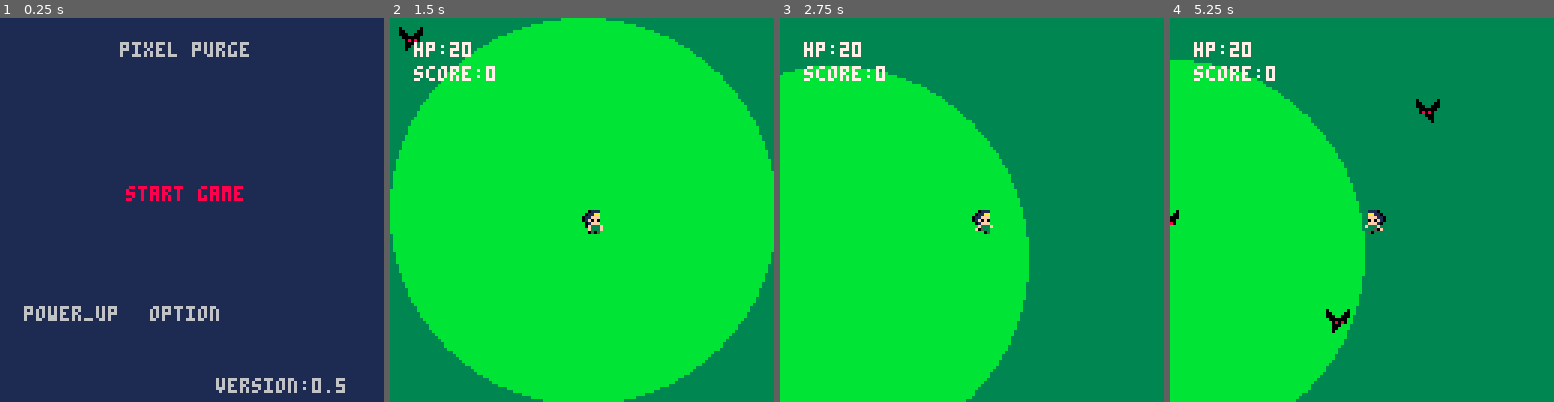
Above: before the commit, frames 1-4 (left to right).
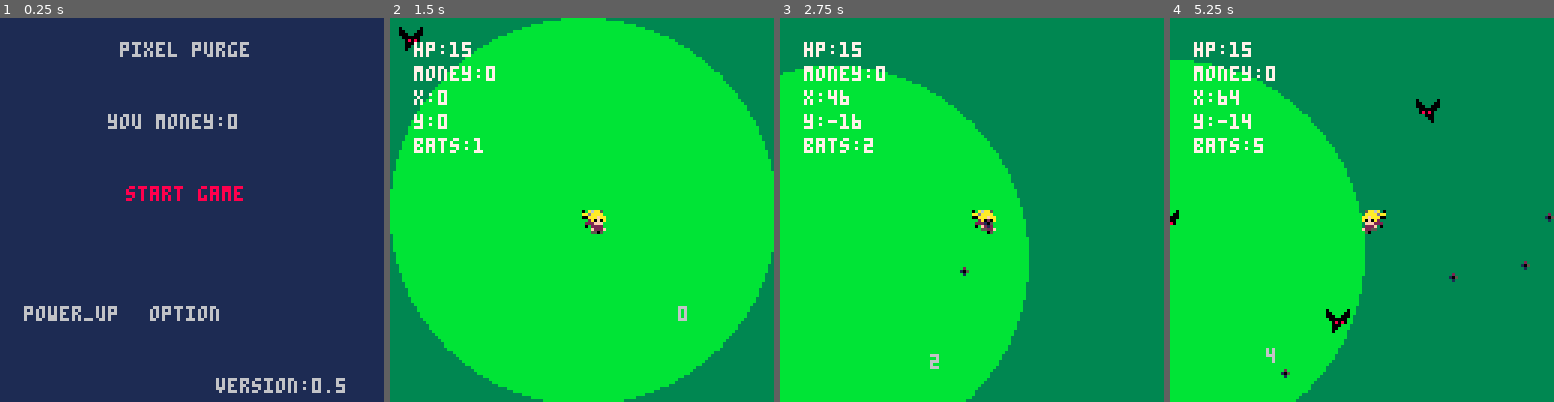
Above: after the commit, the same moments.

Repository: Pururun24/pixel_purge
Game: PICO-8 cartridge pp.p8
Two runs of this game, one before a commit and one after it. Both use one fixed random seed, a clock stepped at 60 frames per second and the inputs below.
Inputs:
- Up to frame 1 (0.25 s): no input
- Up to frame 2 (1.5 s): tap X (X key) at 0.33, 1.07 s; tap O (Z key) at 0.7 s
- Up to frame 3 (2.75 s): hold Right 1.6-2.1 s; tap O (Z key) at 1.7, 2.1, 2.5 s; tap X (X key) at 1.85 s; hold Up 2.15-2.42 s; hold Right from 2.47 s (still down)
- Up to frame 4 (5.25 s): tap O (Z key) every 0.4 s from 2.9 to 4.9 s; tap X (X key) at 2.97, 4.08, 5.2 s; release Right at 3.03 s; hold Left 3.08-3.58 s; hold Down 3.63-3.97 s; hold Right 4.02-4.68 s; hold Up 4.73-5.03 s; hold Left from 5.08 s (still down)

The runs differ from the first frame. In frame 1, 0.6% of the frame differs, in the area x 28-62%, y 25-29%; in frame 2, 1.1%; in frame 3, 1.3%; in frame 4, 1.4%, in the area x 6-100%, y 6-94%.

Commit message:
Added a new character, bullets and save

Diff:
--- a/characters.lua
+++ b/characters.lua
@@ -3,8 +3,8 @@
     local player = {}
 
     player.hp = 20
-    player.x = 64
-    player.y = 64
+    player.x = 0
+    player.y = 0
     player.spd = 2
     player.weapon = {}
     player.flip_x = false
@@ -57,13 +57,14 @@
     -- Даем оружие, кнут
     antonio.weapon = Whip()
 
-    -- Анимацию битвы
+    -- Анимацию битвы и скорость удара
     antonio.anim_player_battle = function(self)
-        self.weapon:anim_hit(self, 60, 0.99)
+        self.weapon:anim_hit(self, 30, 0.99) -- поменять на скорость персонажа
     end
 
     -- Рисуем персонажа
     antonio.draw = function(self)
+        -- Движение
         if self.anim == "idle" then
             self:anim_idle(30, 0)
         elseif self.anim == "run" then
@@ -74,8 +75,10 @@
             end
         end
 
+        -- Битва
         self:anim_player_battle()
 
+        -- Анимация битвы
         local i = 1
         if self.weapon.hit then
             spr(self.weapon.frame_hit[i], self.weapon.x, self.weapon.y, 1, 1, self.flip_x)
@@ -86,3 +89,59 @@
 
     return antonio
 end
+
+-- Имельда
+function Imelda()
+    local imelda = Character()
+
+    imelda.hp = 15
+
+    -- Анимации
+    imelda.idle = {16, 17}
+    imelda.run = {18, 19}
+
+    -- Скорость получения урона
+    imelda.damageColdown = counter(5)
+
+    imelda.anim_idle = function(self, delay, frame_delay)
+        local i = 1
+
+        if sin(t/delay)<frame_delay then
+            spr(self.idle[i+1], self.x, self.y, 1, 1, self.flip_x)
+        else
+            spr(self.idle[i], self.x, self.y, 1, 1, self.flip_x)
+        end
+    end
+
+    imelda.anim_run = function(self, delay, frame_delay)
+        local i = 1
+
+        if sin(t/delay)<frame_delay then
+            spr(self.run[i+1], self.x, self.y, 1, 1, self.flip_x)
+        else
+            spr(self.run[i], self.x, self.y, 1, 1, self.flip_x)
+        end
+    end
+
+    -- Даем оружие, жезл
+    imelda.weapon = Magic_wand()
+
+    -- imelda.anim_player_battle = function(self)
+    --     self.weapon:anim_hit() -- поменять на скорость персонажа
+    -- end
+
+    -- Рисуем
+    imelda.draw = function(self)
+        if self.anim == "idle" then
+            self:anim_idle(30, 0)
+        elseif self.anim == "run" then
+            self:anim_run(30, 0)
+
+            if isButtonNotPressed() then
+                self.anim = "idle"
+            end
+        end
+    end
+
+    return imelda
+end
--- a/enemies.lua
+++ b/enemies.lua
@@ -10,6 +10,11 @@
     enemy.spd = 0.5
     enemy.anim = "idle"
     enemy.flip_x = false
+
+    -- Столкновения врага с объектом
+    enemy.isCollision = function(self, b)
+        return isCollision(self, b)
+    end
 
     -- Спавн врагов от игрока
     enemy.spawn = function(self, player)
@@ -88,7 +93,7 @@
         end
     end
 
-
+    -- Основные функции для перемешение мыши и для каждого объекта
     bat.update = function(self)
         self:movement(p1)
     end
--- a/main.lua
+++ b/main.lua
@@ -1,10 +1,20 @@
 --[[
     -- 4 марта 2025
     -- Pururun
-    -- version 0.5
+    -- version 0.6
 --]]
 
 function _init()
+    cartdata("pur_pixelpurge_0_5") --id
+
+    buls = {}
+    bul = {}
+    bul_direc = "right"
+    time_shoot = 30
+
+    money_player = dget(0)
+
+
     palt(0, false)
     palt(12, true)
 
@@ -12,12 +22,18 @@
 
     score = 0
 
+    falg = false
+
     characters = {
         antonio = Antonio(),
+        imelda = Imelda()
     }
 
     -- Подключаем первого игрока
-    p1 = characters.antonio
+    p1 = characters.imelda
+
+    -- добавить пулю
+    -- add(buls, p1.weapon)
 
     init_bat()
     -- t - просто считает кадры
--- a/menu.lua
+++ b/menu.lua
@@ -53,6 +53,7 @@
 
 function draw_main_menu()
     cls(1)
+    print("you money:" .. money_player, 36, 32, 6)
     print("pixel purge", 40, 8, 6)
     print("version:0.5", 72, 120, 6)
     print("start game", 42, 56, menu_color_start)
--- a/tools.lua
+++ b/tools.lua
@@ -1,3 +1,5 @@
+local lemit_bat = 20 -- лемит
+
 -- Вспомогательные функции
 
 -- Управление для первого игрока
@@ -68,6 +70,22 @@
     if a_bottom < b_top then return false end
 
     return true
+end
+
+-- Функция ограничивает карту
+function restrictToArena()
+    if p1.x <= -128 then
+        p1.x = -128
+    elseif p1.x >= 128 then
+        p1.x = 128
+    end
+
+    if p1.y <= -128 then
+        p1.y = -128
+    elseif p1.y >= 128 then
+        p1.y = 128
+    end
+
 end
 
 -- Некоторые удобные функции
@@ -81,11 +99,13 @@
 end
 
 function update_bat()
--- Создаем нового врага bat
-    if swapn_bat_timer() == 0 then
-        local bat = Bat()
-        bat:spawn(p1)
-        add(enemies_bats, bat)
+-- Создаем нового врага bat если не привышен лемит
+    if #enemies_bats < lemit_bat then
+        if swapn_bat_timer() == 0 then
+            local bat = Bat()
+            bat:spawn(p1)
+            add(enemies_bats, bat)
+        end
     end
 
     -- Обновляем каждого врага
@@ -99,18 +119,109 @@
             end
         end
 
-        -- Проверяет столкновения оружие с врагами
-        if p1.weapon.hit then
-            if p1.weapon:isCollision(enemy) then
-                sfx(0)
-                enemy.hp = enemy.hp - 1
+        if p1.weapon.name == "whip" then
+            -- Проверяет столкновения оружие с врагами
+            if p1.weapon.hit then
+                if p1.weapon:isCollision(enemy) then
+                    sfx(0)
+                    enemy.hp = enemy.hp - 1
+                end
             end
         end
 
         -- Проверяет сколько хп у врага
         if enemy.hp <= 0 then
             del(enemies_bats, enemy)
-            score = score + 1
+            money_player  = money_player  + 1
+        end
+    end
+
+    -- Столковения пули с врагом
+    if p1.weapon.name == "magic wand" then
+        time_shoot = time_shoot - 1
+
+        if time_shoot == 0 then
+            time_shoot = 0
+        end
+        -- Направления выстрела
+        if btnp(0) then
+            bul_direc = "left"
+        elseif btnp(1) then
+            bul_direc = "right"
+        elseif btnp(2) then
+            bul_direc = "up"
+        elseif btnp(3) then
+            bul_direc = "down"
+        end
+
+        -- Создаем кнопку с направлением
+        if time_shoot <= 0 then
+            bul = Magic_wand()
+            bul:spawn(p1)
+
+            if bul_direc == "left" then
+                bul.shoot_direction = "left"
+            elseif bul_direc == "right" then
+                bul.shoot_direction = "right"
+            elseif bul_direc == "up" then
+                bul.shoot_direction = "up"
+            elseif bul_direc == "down" then
+                bul.shoot_direction = "down"
+            end
+
+            add(buls, bul)
+            time_shoot = 30
+        end
+
+        -- Перемещаем пули
+        for bul in all(buls) do
+            if bul.shoot_direction == "left" then
+                bul.x = bul.x - bul.spd_x
+            end
+
+            if bul.shoot_direction == "right" then
+                bul.x = bul.x + bul.spd_x
+            end
+
+            if bul.shoot_direction == "up" then
+                bul.y = bul.y - bul.spd_y
+            end
+
+            if bul.shoot_direction == "down" then
+                bul.y = bul.y + bul.spd_y
+            end
+        end
+
+        for bul in all(buls) do
+            for enemy in all(enemies_bats) do
+                if bul:isCollision(enemy) then
+                    sfx(0)
+                    enemy.hp = enemy.hp - 1
+                    del(buls, bul)
+                end
+            end
+        end
+    end
+
+    -- Столкновения bat с bat
+    for key1, bat1 in pairs(enemies_bats) do
+        for key2, bat2 in pairs(enemies_bats) do
+            if key1 < key2 then
+                if bat1:isCollision(bat2) then
+                    if bat1.x < bat2.x then
+                        bat1.x = bat1.x - 1
+                    end
+                    if bat1.x > bat2.x then
+                        bat1.x = bat1.x + 1
+                    end
+                    if bat1.y < bat2.y then
+                        bat1.y = bat1.y - 1
+                    end
+                    if bat1.y > bat2.y then
+                        bat1.y = bat1.y + 1
+                    end
+                end
+            end
         end
     end
 end
@@ -118,16 +229,23 @@
 -- MODE
 function update_game_over()
     camera(0, 0)
+    save_money_player() -- Сохраняем деньги игрока
+
+    if btnp(4) or btnp(5) then
+        mode = "main_menu"
+    end
 end
 
 function draw_game_over()
     cls(1)
 
     print("game over", 48, 56, 8)
-    print("score:" .. score, 8, 8, 8)
+    print("your earned money:" .. money_player, 24, 72, 8)
+    print("click on the button to exit", 8, 112, 8)
 end
 
 function update_game_level_1()
+    restrictToArena() -- Ограничиваем карту
     control_player(p1, 0, 0, 1, 2, 3)
 
     update_bat()
@@ -141,13 +259,34 @@
         mode = "over"
     end
     cls(3)
-    circfill(64, 64, 64, 11)
+    circfill(0, 0, 64, 11)
     print("hp:" .. p1.hp, p1.x-64+8, p1.y-64+8, 7)
-    print("score:" .. score, p1.x-64+8, p1.y-64+16, 7)
-
+    print("money:" .. money_player, p1.x-64+8, p1.y-64+16, 7)
+
+    --test--
+    print("x:" .. p1.x, p1.x-64+8, p1.y-64+24, 7)
+    print("y:" .. p1.y, p1.x-64+8, p1.y-64+32, 7)
+    print("bats:" .. #enemies_bats, p1.x-64+8, p1.y-64+40, 7)
+
+    -- Рисуем игрока
     p1:draw()
+
+
+    if p1.weapon.name == "magic wand" then
+        if #buls ~= 0 then
+            for bul in all(buls) do
+                spr(bul.frame_hit[1], bul.x, bul.y)
+            end
+        end
+    end
+    print(#buls, 32, 32, 6)
+    --print(flag, 32, 32, 6)
 
     for enemy in all(enemies_bats) do
         enemy:draw()
     end
 end
+
+function save_money_player()
+    dset(0, money_player)
+end
--- a/weapons.lua
+++ b/weapons.lua
@@ -17,6 +17,8 @@
 -- Хлыст
 function Whip()
     local whip = Weapon()
+
+    whip.name = "whip"
 
     whip.frame_hit = {5, 6}
 
@@ -41,3 +43,60 @@
 
     return whip
 end
+
+-- Волшебный жезл
+function Magic_wand()
+    local mw = Weapon()
+
+    mw.name = "magic wand"
+
+    mw.spd_x = 1
+    mw.spd_y = 1
+    --mw.direction = "right"
+    mw.shoot_direction = "right"
+
+    mw.frame_hit = {20}
+
+    -- Время для выстрела
+    mw.timer_shoot = counter(30)
+
+    -- Функция инициализация
+    mw.spawn = function(self, player)
+        self.x = player.x
+        self.y = player.y
+    end
+
+    mw.shoot = function(self)
+        -- local direction = {"left", "right", "up", "down"}
+
+        -- self.x = self.x + self.spd_x
+        -- self.y = self.y + self.spd_y
+        if btnp(0) then
+            return "left"
+        elseif btnp(1) then
+            return "right"
+        elseif btnp(2) then
+            return "up"
+        elseif btnp(3) then
+            return "down"
+        end
+
+        -- if bul.x > enemy.x then
+        --     self.x = self.x - self.spd
+        -- elseif bul.x < enemy.x then
+        --     self.x = self.x + self.spd
+        -- elseif bul.y > enemy.y then
+        --     self.y = self.y - self.spd
+        -- elseif bul.y < enemy.y then
+        --     self.y = self.y + self.spd
+        -- end
+    end
+
+    -- mw.update = function(self)
+    --     if self:timer_shoot() == 0 then
+    --         add(buls, {1, 2})
+    --     end
+    -- end
+
+    return mw
+end
Not shown, changed: 18 lines of the sprite sheet (__gfx__) section of pp.p8
Not shown, added: pp_sprites.png
